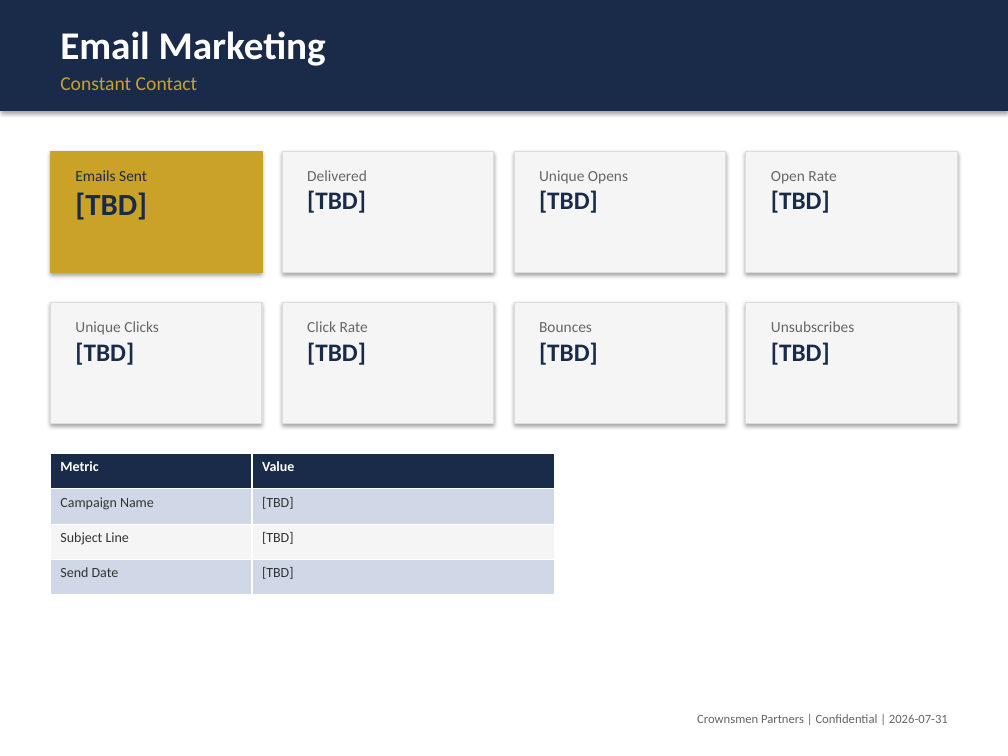
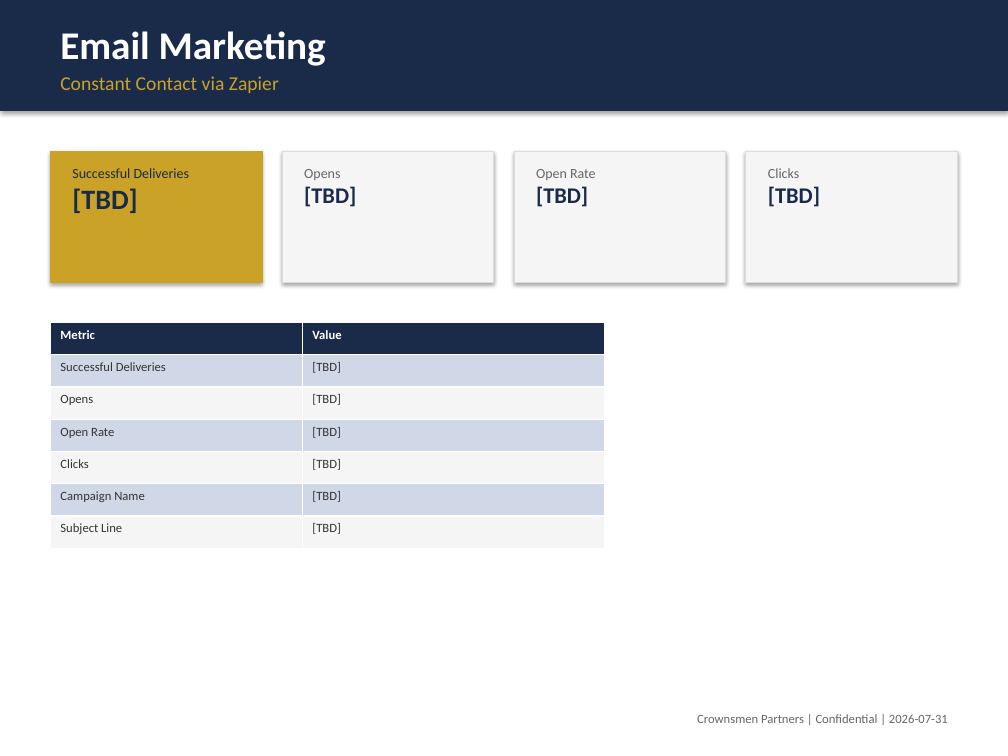
Before and after one commit to althea-ops/reports, a slide deck: slide 8 of output/Crownsmen_Partners_Campaign_Performance_Report__CS_67_-_Equify_Financial.pptx (slide 7 before the commit). Drawn at 1008x756 pixels with LibreOffice and Linux fonts; fonts in the diff are those of the drawing. Boxes give left, top, right and bottom in pixels: in the first picture for what was removed or moved away, otherwise in the second. Text is boxed around its words. In the diff, an @@ line names an element or a change of style, - is before the commit and + after.

```diff
--- a/output/Crownsmen_Partners_Campaign_Performance_Report__CS_67_-_Equify_Financial.pptx
+++ b/output/Crownsmen_Partners_Campaign_Performance_Report__CS_67_-_Equify_Financial.pptx
@@ text at [60, 76, 279, 93]: text changed @@
-Constant Contact
+Constant Contact via Zapier
@@ rectangle: place and size @@
-rectangle at [50, 151, 262, 272]
+rectangle at [50, 151, 262, 282]
@@ text at [72, 168, 189, 178]: text changed; size 11 to 10 pt @@
-Emails Sent
+Successful Deliveries
@@ rectangle: place and size @@
-rectangle at [282, 151, 494, 272]
+rectangle at [282, 151, 494, 282]
@@ text at [304, 169, 340, 180]: text changed; size 11 to 10 pt @@
-Delivered
+Opens
@@ rectangle: place and size @@
-rectangle at [514, 151, 726, 272]
+rectangle at [514, 151, 726, 282]
@@ text "Open Rate": place and size @@
-text "Open Rate" at [771, 171, 836, 213]
+text "Open Rate" at [536, 169, 596, 207]
@@ text "Open Rate" at [536, 169, 596, 207]: size 11 to 10 pt in "Open Rate"; size 18 to 16 pt in "[TBD]" @@
@@ text removed at [539, 170, 628, 213] @@
-Unique Opens
-[TBD]
@@ rectangle: place and size @@
-rectangle at [746, 151, 958, 272]
+rectangle at [746, 151, 958, 282]
@@ text "Clicks": place and size @@
-text "Clicks" at [75, 321, 159, 365]
+text "Clicks" at [768, 168, 820, 207]
@@ text at [768, 168, 799, 178]: text changed; size 11 to 10 pt @@
-Unique Clicks
+Clicks
@@ text at [72, 188, 137, 213]: size 22 to 20 pt in "[TBD]" @@
@@ text at [304, 186, 356, 207]: size 18 to 16 pt in "[TBD]" @@
@@ text at [768, 186, 820, 207]: size 18 to 16 pt in "[TBD]" @@
@@ table at [50, 323, 605, 548] @@
+row 2: Successful Deliveries | [TBD]
+row 3: Opens | [TBD]
+row 4: Open Rate | [TBD]
+row 5: Clicks | [TBD]
-row 4: Send Date | [TBD]
@@ table: place and size @@
-table at [50, 454, 554, 595]
+table at [50, 323, 605, 548]
@@ rectangle removed at [50, 302, 262, 423] @@
@@ rectangle removed at [282, 302, 494, 423] @@
@@ text removed at [307, 321, 368, 365] @@
-Click Rate
-[TBD]
@@ rectangle removed at [514, 302, 726, 423] @@
@@ text removed at [539, 322, 598, 365] @@
-Bounces
-[TBD]
@@ rectangle removed at [746, 302, 958, 423] @@
@@ text removed at [771, 321, 854, 365] @@
-Unsubscribes
-[TBD]
```
Also in this commit, not shown: 5 other slides changed, 3 slides added, 3 slides removed, 9 other files.
